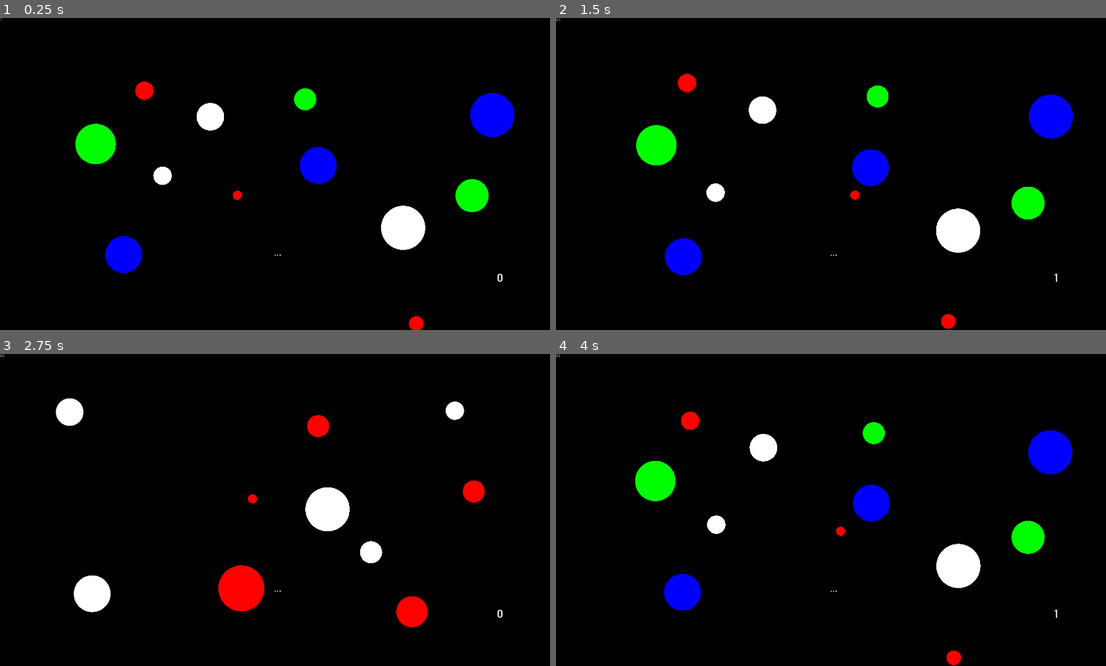
Above: before the commit, frames 1-4 (two rows, left to right).
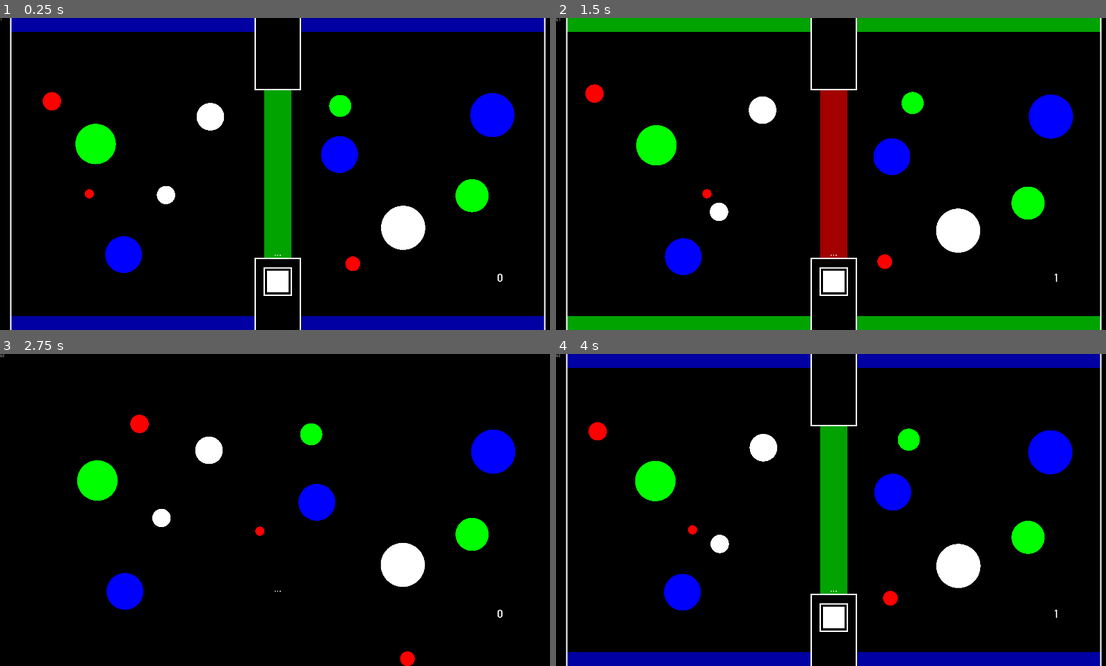
Above: after the commit, the same moments.

Repository: Dark-Gran/Spirit-Circles
Game: Godot game, scene res://src/Main.tscn
Two runs of this game, one before a commit and one after it. Both use one fixed random seed, a clock stepped at 60 frames per second and the inputs below.
Inputs (mouse positions are in pixels of both pictures, inside the frame that each line leads up to):
- Up to frame 1 (0.25 s): no input
- Up to frame 2 (1.5 s): click (836, 280) at 0.52 s; move the mouse to (957, 158) at 1.27 s; hold Right (ui_right) from 1.28 s (still down)
- Up to frame 3 (2.75 s): tap Space (ui_accept) at 1.52, 2.27 s; move the mouse to (165, 525) at 2.02 s; release Right (ui_right) at 2.03 s; hold Left (ui_left) from 2.03 s (still down)
- Up to frame 4 (4 s): move the mouse to (891, 441) at 2.77 s; release Left (ui_left) at 2.78 s; hold Right (ui_right) from 2.78 s (still down); move the mouse to (803, 572) at 3.52 s; tap Space (ui_accept) at 3.77 s

The runs differ from the first frame. In frame 1, 14% of the frame differs, in the area x 1-100%, y 0-100%; in frame 2, 14%; in frame 3, 9.0%; in frame 4, 14%.

Commit message:
level15 draft (red beam fix)

Diff:
--- a/src/world/Circle.gd
+++ b/src/world/Circle.gd
@@ -229,7 +229,7 @@
 		if merging_away || color_type == collider.color_type:
 			add_to_ignore_while_overlapping(collider)
 			collider.add_circle_inside(self)
-		elif collider.color_type == ColorType.WHITE:
+		elif collider.color_type == ColorType.WHITE && color_type != ColorType.RED:
 			color_reaction(collider, color_type, collision)
 		else:
 			color_reaction(collider, collider.color_type, collision)
--- a/src/world/World.gd
+++ b/src/world/World.gd
@@ -21,7 +21,7 @@
 
 func _ready():
 	enable_continue(false)
-	level_id = 14
+	level_id = 15
 	move_to_level(level_id)
 
 func reload_level():
--- /dev/null
+++ b/src/world/levels/Level_015.gd
@@ -0,0 +1,9 @@
+extends Level
+
+func _ready():
+	for beam in $Statics/Beams.get_children():
+		$Statics/Button.switchables.append(beam)
+		beam.possible_colors.append(Circle.ColorType.WHITE)
+		beam.possible_colors.append(Circle.ColorType.BLUE)
+		beam.possible_colors.append(Circle.ColorType.GREEN)
+		beam.possible_colors.append(Circle.ColorType.RED)
--- /dev/null
+++ b/src/world/levels/Level_015.tscn
@@ -0,0 +1,128 @@
+[gd_scene load_steps=7 format=2]
+
+[ext_resource path="res://src/world/Circle.tscn" type="PackedScene" id=1]
+[ext_resource path="res://src/world/levels/Level_015.gd" type="Script" id=2]
+[ext_resource path="res://src/world/obstacles/Beam.tscn" type="PackedScene" id=3]
+[ext_resource path="res://src/world/obstacles/Wall_Wide_0.tscn" type="PackedScene" id=4]
+[ext_resource path="res://src/world/obstacles/Wall_2.tscn" type="PackedScene" id=5]
+[ext_resource path="res://src/world/obstacles/Button.tscn" type="PackedScene" id=6]
+
+[node name="Level" type="Node2D"]
+show_behind_parent = true
+script = ExtResource( 2 )
+
+[node name="Circles" type="Node2D" parent="."]
+
+[node name="Circle" parent="Circles" instance=ExtResource( 1 )]
+position = Vector2( 188.007, 293.231 )
+color_type = 3
+angle = 210
+size = 10.0
+
+[node name="Circle2" parent="Circles" instance=ExtResource( 1 )]
+position = Vector2( 1631.5, 610.229 )
+color_type = 1
+angle = 90
+size = 18.0
+
+[node name="Circle3" parent="Circles" instance=ExtResource( 1 )]
+position = Vector2( 1393.94, 724.574 )
+angle = 110
+size = 24.0
+
+[node name="Circle4" parent="Circles" instance=ExtResource( 1 )]
+position = Vector2( 1699.8, 335.181 )
+color_type = 2
+angle = 30
+size = 24.0
+
+[node name="Circle5" parent="Circles" instance=ExtResource( 1 )]
+position = Vector2( 729.468, 346.066 )
+angle = 240
+size = 15.0
+
+[node name="Circle6" parent="Circles" instance=ExtResource( 1 )]
+position = Vector2( 575.645, 601.886 )
+angle = 100
+
+[node name="Circle7" parent="Circles" instance=ExtResource( 1 )]
+position = Vector2( 1234.76, 852.223 )
+color_type = 3
+angle = 185
+size = 8.0
+
+[node name="Circle8" parent="Circles" instance=ExtResource( 1 )]
+position = Vector2( 424.738, 817.572 )
+color_type = 2
+angle = 30
+size = 20.0
+
+[node name="Circle9" parent="Circles" instance=ExtResource( 1 )]
+position = Vector2( 268.786, 608.566 )
+color_type = 3
+
+[node name="Circle10" parent="Circles" instance=ExtResource( 1 )]
+position = Vector2( 1165.2, 306.184 )
+color_type = 1
+angle = -10
+size = 12.0
+
+[node name="Circle11" parent="Circles" instance=ExtResource( 1 )]
+position = Vector2( 1175.78, 471.266 )
+color_type = 2
+angle = 150
+size = 20.0
+
+[node name="Circle12" parent="Circles" instance=ExtResource( 1 )]
+position = Vector2( 327.451, 435.522 )
+color_type = 1
+angle = 15
+size = 22.0
+
+[node name="Statics" type="Node2D" parent="."]
+
+[node name="Beams" type="Node2D" parent="Statics"]
+
+[node name="Beam" parent="Statics/Beams" instance=ExtResource( 3 )]
+position = Vector2( 960, 540 )
+scale = Vector2( 1.6, 1.246 )
+color_type = 1
+
+[node name="Beam2" parent="Statics/Beams" instance=ExtResource( 3 )]
+position = Vector2( 460.533, 1080 )
+rotation = 1.5708
+scale = Vector2( 1.6, 1.7 )
+color_type = 2
+
+[node name="Beam3" parent="Statics/Beams" instance=ExtResource( 3 )]
+position = Vector2( 460.533, 0 )
+rotation = 1.5708
+scale = Vector2( 1.6, 1.7 )
+color_type = 2
+
+[node name="Beam4" parent="Statics/Beams" instance=ExtResource( 3 )]
+position = Vector2( 1460.53, 1080 )
+rotation = 1.5708
+scale = Vector2( 1.6, 1.7 )
+color_type = 2
+
+[node name="Beam5" parent="Statics/Beams" instance=ExtResource( 3 )]
+position = Vector2( 1460.53, 0 )
+rotation = 1.5708
+scale = Vector2( 1.6, 1.7 )
+color_type = 2
+
+[node name="Wall" parent="Statics" instance=ExtResource( 5 )]
+position = Vector2( 0, 540 )
+
+[node name="Wall2" parent="Statics" instance=ExtResource( 5 )]
+position = Vector2( 1920, 540 )
+
+[node name="Wall3" parent="Statics" instance=ExtResource( 4 )]
+position = Vector2( 960, 1080 )
+
+[node name="Wall4" parent="Statics" instance=ExtResource( 4 )]
+position = Vector2( 960, 0 )
+
+[node name="Button" parent="Statics" instance=ExtResource( 6 )]
+position = Vector2( 960, 912 )
